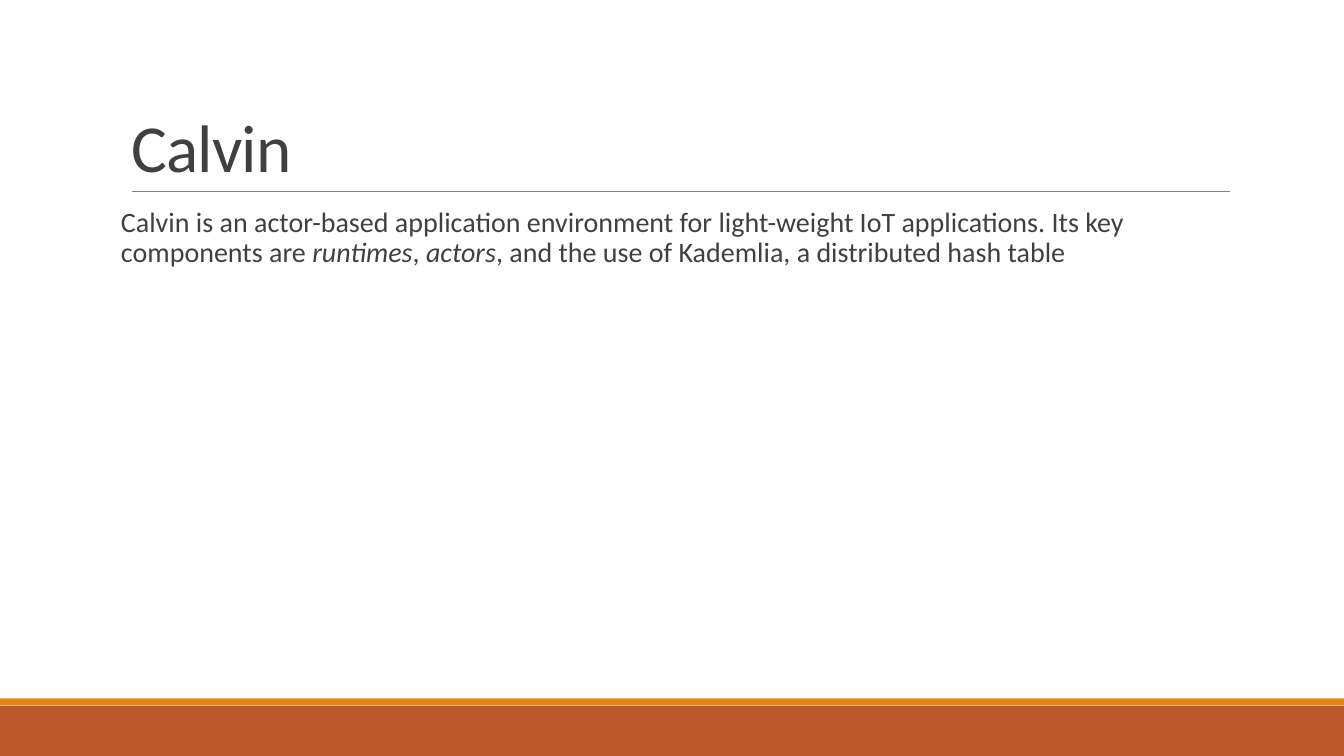
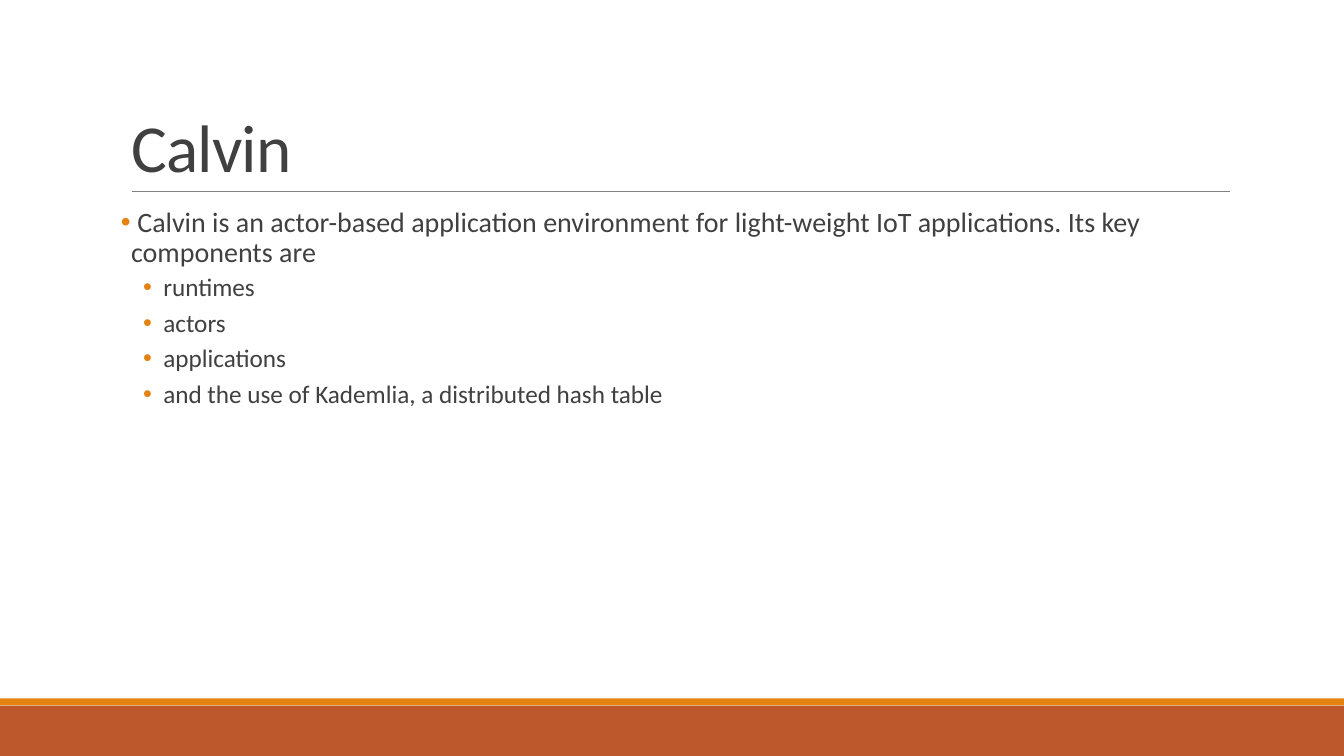
Before and after one commit to PStahl/master_thesis, a slide deck: slide 25 of presentation/presentation.pptx. Drawn at 1344x756 pixels with LibreOffice and Linux fonts; fonts in the diff are those of the drawing. Boxes give left, top, right and bottom in pixels: in the first picture for what was removed or moved away, otherwise in the second. Text is boxed around its words. In the diff, an @@ line names an element or a change of style, - is before the commit and + after.

Commit message:
Update presentation

```diff
--- a/presentation/presentation.pptx
+++ b/presentation/presentation.pptx
@@ text at box(131, 212, 1140, 406): text changed @@
-Calvin is an actor-based application environment for light-weight IoT applications. Its key components are runtimes, actors, and the use of Kademlia, a distributed hash table
+• Calvin is an actor-based application environment for light-weight IoT applications. Its key components are
+  • runtimes
+  • actors
+  • applications
+  • and the use of Kademlia, a distributed hash table
```
Also in this commit, not shown: 9 other slides changed.
